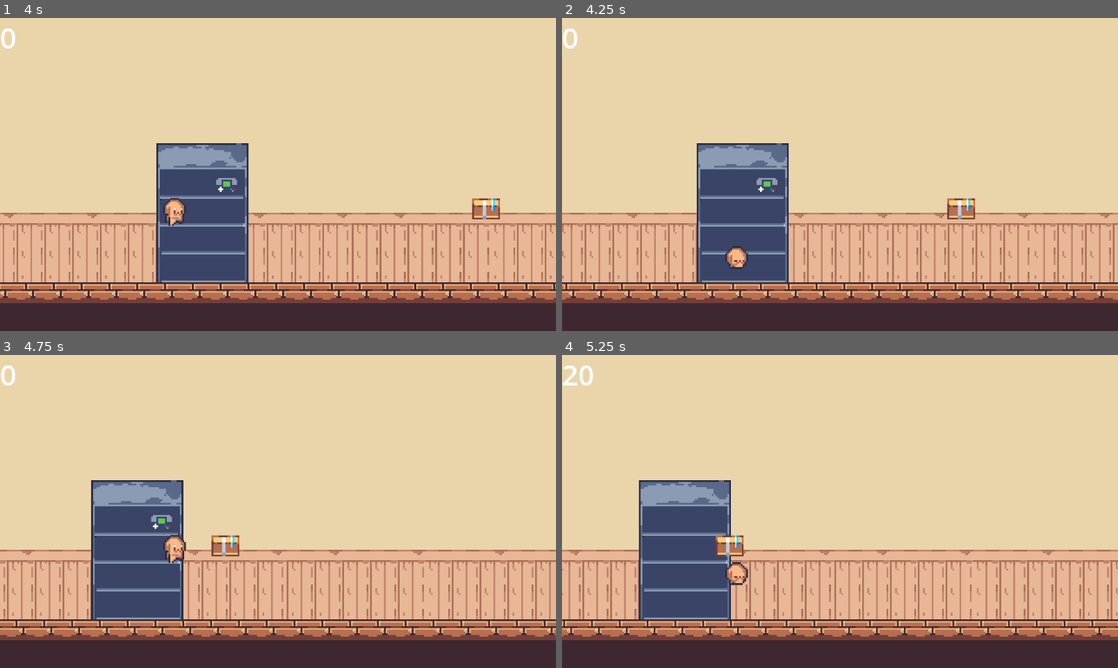
Above: before the commit, frames 1-4 (two rows, left to right).
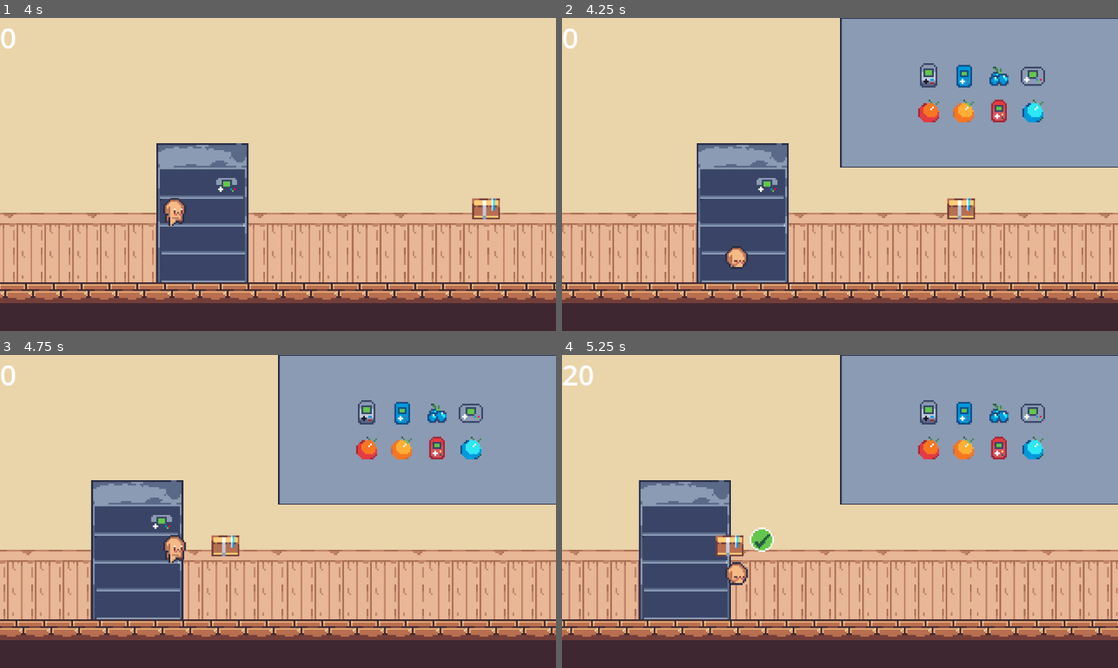
Above: after the commit, the same moments.

Repository: themoeboy/project-memory
Game: Godot game, scene res://src/general/level.tscn
Same seed, same stepped clock (60 frames per second), same inputs: the game is played once before the commit and once after it.
Inputs (mouse positions are in pixels of both pictures, inside the frame that each line leads up to):
- Up to frame 1 (4 s): move the mouse to (400, 158) at 0.52 s; press the mouse at (400, 158) at 0.53 s; tap Space (jump) at 0.77, 1.52, 3.02, 3.77 s; move the mouse to (166, 190) at 1.27 s; release the mouse at (166, 190) at 1.28 s; click (166, 190) at 1.35 s; move the mouse to (333, 105) at 2.02 s; press the mouse at (333, 105) at 2.03 s; tap Shift (parry) at 2.1 s; move the mouse to (250, 237) at 2.77 s; release the mouse at (250, 237) at 2.78 s; right-click (250, 237) at 2.85 s; click (250, 237) at 3.05 s; move the mouse to (444, 221) at 3.52 s; press the mouse at (444, 221) at 3.53 s
- Up to frame 2 (4.25 s): tap Escape (menu, bound only after the commit) at 4.15 s
- Up to frame 3 (4.75 s): move the mouse to (111, 464) at 4.27 s; release the mouse at (111, 464) at 4.28 s; click (111, 464) at 4.35 s; tap Space (jump) at 4.52 s
- Up to frame 4 (5.25 s): move the mouse to (867, 511) at 5.02 s; press the mouse at (867, 511) at 5.03 s; tap Shift (parry) at 5.1 s

Frame 1 is identical in both runs. In frame 2, 24% of the frame differs, in the area x 50-100%, y 0-48%; in frame 3, 24%; in frame 4, 24%, in the area x 33-100%, y 0-63%.

Commit message:
trending items

Diff:
--- a/project.godot
+++ b/project.godot
@@ -71,6 +71,11 @@
 "events": [Object(InputEventKey,"resource_local_to_scene":false,"resource_name":"","device":-1,"window_id":0,"alt_press …(195 unchanged characters)…
 ]
 }
+menu={
+"deadzone": 0.2,
+"events": [Object(InputEventKey,"resource_local_to_scene":false,"resource_name":"","device":-1,"window_id":0,"alt_pressed":false,"shift_pressed":false,"ctrl_pressed":false,"meta_pressed":false,"pressed":false,"keycode":0,"physical_keycode":4194305,"key_label":0,"unicode":0,"location":0,"echo":false,"script":null)
+]
+}
 
 [layer_names]
 
--- a/src/general/level.tscn
+++ b/src/general/level.tscn
@@ -7,6 +7,7 @@
 [ext_resource type="Texture2D" uid="uid://d3lofbmwfgaxd" path="res://assets/environment/bg.png" id="5_0rxcc"]
 [ext_resource type="PackedScene" uid="uid://dvsn0t6uukso2" path="res://src/ui/warning.tscn" id="5_eegbk"]
 [ext_resource type="PackedScene" uid="uid://l85yqf8v2y5" path="res://src/player/player.tscn" id="5_hfv6q"]
+[ext_resource type="PackedScene" uid="uid://blgpmm4p381sa" path="res://src/ui/trending_items.tscn" id="7_2qviq"]
 [ext_resource type="Script" uid="uid://bk82sch1ke44m" path="res://src/general/ui_layer.gd" id="8_msyly"]
 
 [sub_resource type="ShaderMaterial" id="ShaderMaterial_fyndt"]
@@ -28,6 +29,9 @@
 offset_bottom = 23.0
 text = "10"
 
+[node name="trending_products" parent="ui_layer" instance=ExtResource("7_2qviq")]
+visible = false
+
 [node name="parallax" type="ParallaxBackground" parent="."]
 
 [node name="background" type="ParallaxLayer" parent="parallax"]
--- a/src/general/ui_layer.gd
+++ b/src/general/ui_layer.gd
@@ -1,6 +1,11 @@
 extends CanvasLayer
 
 @onready var money_label: Label = $money
+@onready var trending_products: TextureRect = $trending_products
 
 func update_money_label():
 	money_label.text = str(UTIL.money)
+
+func _process(delta: float) -> void:
+	if Input.is_action_just_pressed('menu'):
+		trending_products.visible = not trending_products.visible
--- a/src/objects/item.gd
+++ b/src/objects/item.gd
@@ -18,5 +18,10 @@
 
 func gather():
 	if(Input.is_action_pressed("gather")):
-		UTIL.money = UTIL.money + item_value
-		queue_free()
+		if item_name in UTIL.trending_products_names_array:
+			UTIL.money += item_value
+			UTIL.player_ref.get_node('effects').show_positive()
+			queue_free()
+		else:
+			UTIL.player_ref.get_node('effects').show_negative()
+			queue_free()
--- /dev/null
+++ b/src/player/effects.gd
@@ -0,0 +1,14 @@
+extends Node2D
+
+@onready var positive = $positive
+@onready var negative = $negative
+
+func show_positive(duration := 1.0):
+	positive.visible = true
+	await get_tree().create_timer(duration).timeout
+	positive.visible = false
+
+func show_negative(duration := 1.0):
+	negative.visible = true
+	await get_tree().create_timer(duration).timeout
+	negative.visible = false
--- a/src/player/player.tscn
+++ b/src/player/player.tscn
@@ -7,6 +7,9 @@
 [ext_resource type="PackedScene" uid="uid://dne4rabaer156" path="res://src/helpers/health.tscn" id="4_244u8"]
 [ext_resource type="Script" uid="uid://b8l7epw8fyidg" path="res://src/player/hurtbox.gd" id="5_5f2sf"]
 [ext_resource type="Script" uid="uid://buk6lsoqwwf6r" path="res://src/player/test.gd" id="6_jiejy"]
+[ext_resource type="Script" uid="uid://dbsqrhfi2c7hh" path="res://src/player/effects.gd" id="8_8ydov"]
+[ext_resource type="Texture2D" uid="uid://boeq3csbtqkmq" path="res://assets/ui/good.png" id="8_l271a"]
+[ext_resource type="Texture2D" uid="uid://mh3f0m4k2uu" path="res://assets/ui/warning.png" id="9_8ydov"]
 
 [sub_resource type="Animation" id="Animation_x42xx"]
 length = 0.001
@@ -208,6 +211,18 @@
 [node name="parry_timer" type="Timer" parent="."]
 one_shot = true
 
+[node name="effects" type="Node2D" parent="."]
+position = Vector2(15, -17)
+script = ExtResource("8_8ydov")
+
+[node name="positive" type="Sprite2D" parent="effects"]
+visible = false
+texture = ExtResource("8_l271a")
+
+[node name="negative" type="Sprite2D" parent="effects"]
+visible = false
+texture = ExtResource("9_8ydov")
+
 [connection signal="area_entered" from="dash_attack" to="dash_attack" method="_on_area_entered"]
 [connection signal="area_entered" from="hurtbox" to="hurtbox" method="_on_area_entered"]
 [connection signal="area_entered" from="gather_area" to="." method="_on_gather_area_area_entered"]
--- a/src/ui/trending_items.tscn
+++ b/src/ui/trending_items.tscn
@@ -1,21 +1,30 @@
-[gd_scene load_steps=2 format=3 uid="uid://blgpmm4p381sa"]
+[gd_scene load_steps=3 format=3 uid="uid://blgpmm4p381sa"]
 
 [ext_resource type="Script" uid="uid://bacppp3365qrj" path="res://src/ui/trending_items.gd" id="1_8ocln"]
+[ext_resource type="Texture2D" uid="uid://kgatf1qhwil6" path="res://assets/ui/modal.png" id="2_lambs"]
 
-[node name="trending_products" type="Control"]
-layout_mode = 3
-anchors_preset = 15
+[node name="trending_products" type="TextureRect"]
+anchors_preset = 11
+anchor_left = 1.0
 anchor_right = 1.0
 anchor_bottom = 1.0
-grow_horizontal = 2
+offset_left = -160.0
+offset_right = 1.0
+offset_bottom = -94.0
+grow_horizontal = 0
 grow_vertical = 2
+texture = ExtResource("2_lambs")
+expand_mode = 1
 script = ExtResource("1_8ocln")
+trending_count = 8
 
 [node name="grid" type="GridContainer" parent="."]
 layout_mode = 1
-anchors_preset = 15
-anchor_right = 1.0
-anchor_bottom = 1.0
+anchors_preset = 8
+anchor_left = 0.5
+anchor_top = 0.5
+anchor_right = 0.5
+anchor_bottom = 0.5
 grow_horizontal = 2
 grow_vertical = 2
-columns = 5
+columns = 4
Binary file added: assets/ui/good.aseprite
Binary file added: assets/ui/good.png
Not shown, added: assets/ui/good.png.import
Binary file added: assets/ui/modal.aseprite
Binary file added: assets/ui/modal.png
Not shown, added: assets/ui/modal.png.import
Not shown: 1 places in src/general/level.tscn that only renumber resources
Not shown, added: src/player/effects.gd.uid
Not shown: 1 places in src/player/player.tscn that only renumber resources
